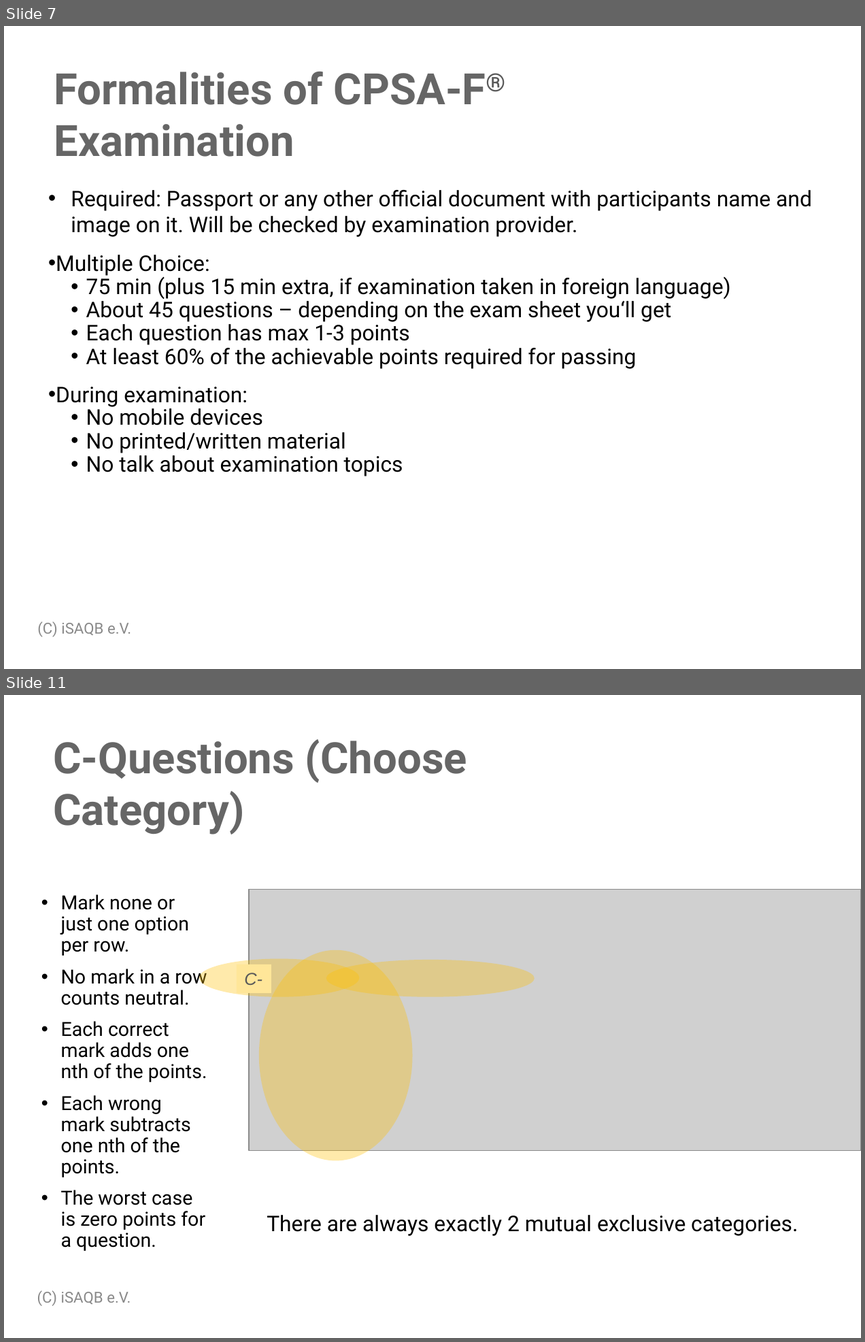
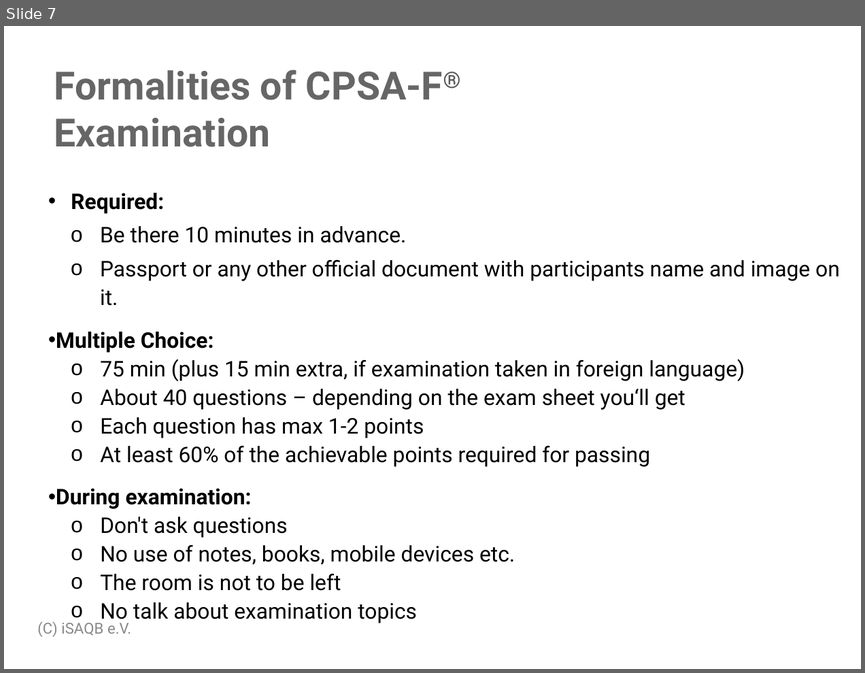
Before and after one commit to isaqb-org/examination-foundation, a slide deck: raw/examination_guide/Examination-Guide-EN.pptx. Shown one above the other, each under a label of ours: slides 7 and 11 before the commit, slide 7 after it; the slides between them are not shown. The pictures are 865x1342 and 865x673 pixels, drawn with LibreOffice and Linux fonts; fonts in the diff are those of the drawing; grey boxes stand for pictures; background and template pictures are left out. Boxes give left, top, right and bottom in pixels: in the first picture for what was removed or moved away, otherwise in the second. Text is boxed around its words. In the diff, an @@ line names an element or a change of style, - is before the commit and + after.

Commit message:
Update examination guide

```diff
--- a/raw/examination_guide/Examination-Guide-EN.pptx
+++ b/raw/examination_guide/Examination-Guide-EN.pptx
@@ slide 11 removed at [4, 695, 861, 1338], background #FFFFFF @@
@@ title removed at [53, 739, 467, 834] @@
-C-Questions (Choose Category)
@@ text removed at [61, 894, 207, 1251] @@
-• Mark none or just one option per row.
-• No mark in a row counts neutral.
-• Each correct mark adds one nth of the points.
-• Each wrong mark subtracts one nth of the points.
-• The worst case is zero points for a question.
@@ picture removed at [249, 889, 861, 1151] @@
@@ freeform shape removed at [199, 959, 360, 997] @@
@@ freeform shape removed at [259, 950, 412, 1161] @@
@@ freeform shape removed at [327, 960, 535, 997] @@
@@ rectangle removed at [237, 964, 271, 993] @@
-C-
@@ text removed at [266, 1215, 798, 1236] @@
-There are always exactly 2 mutual exclusive categories.
@@ text removed at [37, 1290, 130, 1306] @@
-(C) iSAQB e.V.
@@ slide 7 changed as well @@
@@ title "Formalities of CPSA-F® Examination" at [54, 70, 443, 147]: size 40 to 36 pt @@
@@ text at [71, 193, 840, 305]: text changed @@
-• Required: Passport or any other official document with participants name and image on it. Will be checked by examination provider.
+• Required:
+  o Be there 10 minutes in advance.
+  o Passport or any other official document with participants name and image on it.
@@ text at [56, 331, 745, 624]: bold on in "Multiple Choice:", "During examination:"; line spacing 1 to 1.1; bullet • to o; line spacing 0.9 to 1.1 @@
@@ text at [100, 388, 685, 438]: text changed @@
-  • About 45 questions – depending on the exam sheet you‘ll get
-  • Each question has max 1-3 points
+  o About 40 questions – depending on the exam sheet you‘ll get
+  o Each question has max 1-2 points
@@ text at [100, 516, 515, 590]: text changed @@
-  • No mobile devices
-  • No printed/written material
+  o Don't ask questions
+  o No use of notes, books, mobile devices etc.
+  o The room is not to be left
```
Also in this commit, not shown: 8 other slides changed, 16 slides added, 2 other slides removed, 1 other file.
